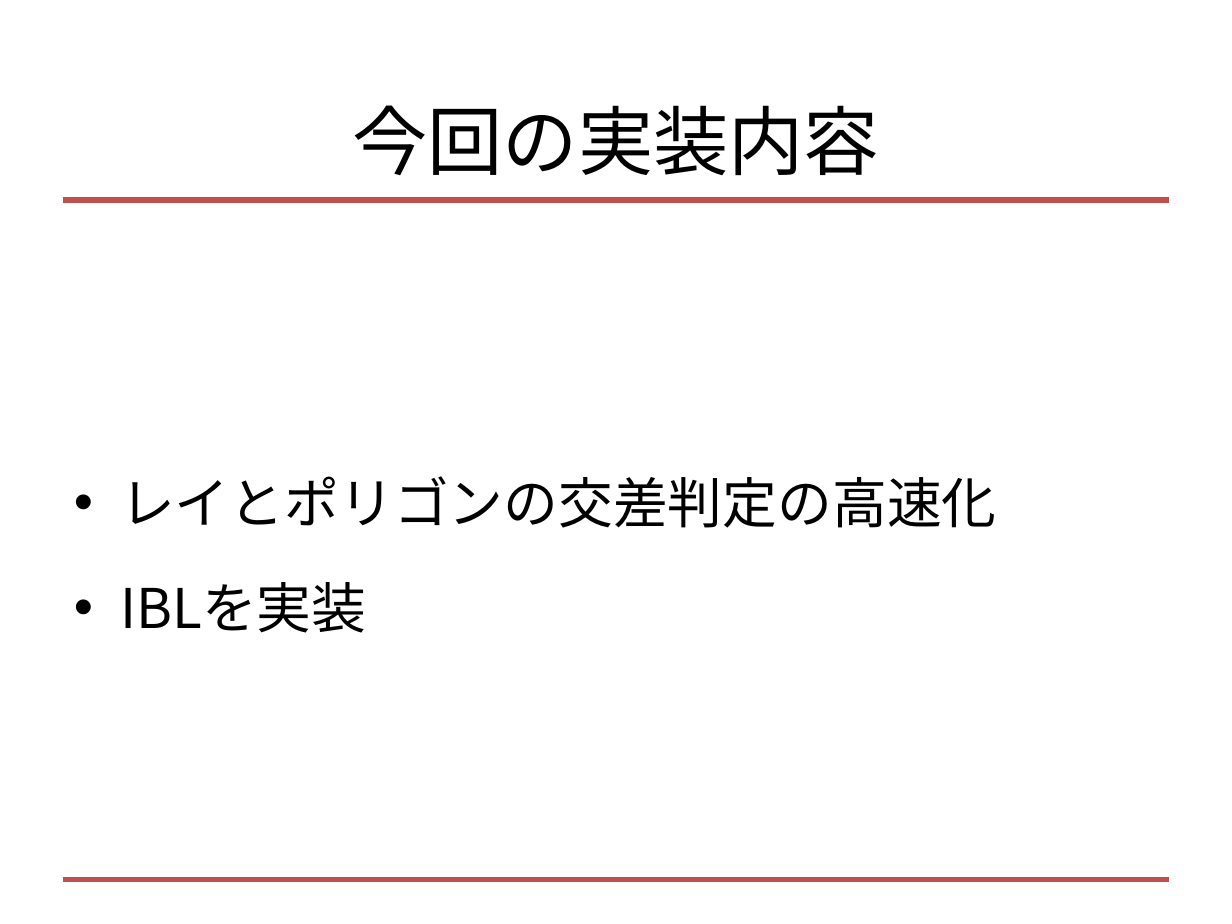
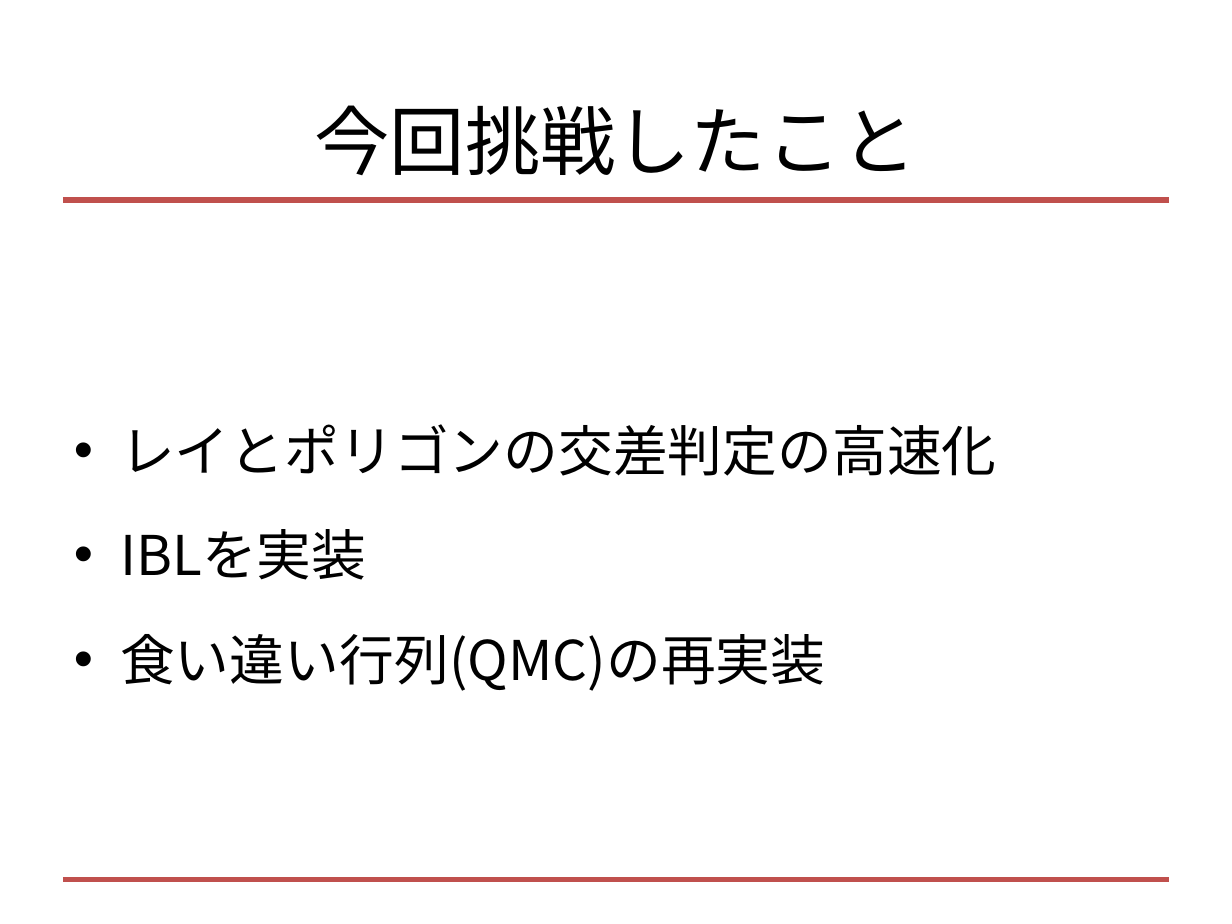
Before and after one commit to tek-nishi/SecondRayTrace, a slide deck: slide 8 of レイトレ合宿3!!!.pptx (slide 7 before the commit). Drawn at 1232x924 pixels with LibreOffice and Linux fonts; fonts in the diff are those of the drawing. Boxes give left, top, right and bottom in pixels: in the first picture for what was removed or moved away, otherwise in the second. Text is boxed around its words. In the diff, an @@ line names an element or a change of style, - is before the commit and + after.

Commit message:
Texture実装を外した

```diff
--- a/レイトレ合宿3!!!.pptx
+++ b/レイトレ合宿3!!!.pptx
@@ title at (x1=315, y1=105, x2=917, y2=175): text changed @@
-今回の実装内容
+今回挑戦したこと
@@ text at (x1=120, y1=634, x2=825, y2=691): paragraph added @@
+• 食い違い行列(QMC)の再実装
```
Also in this commit, not shown: 13 other slides changed, 5 slides added, 3 other files.
